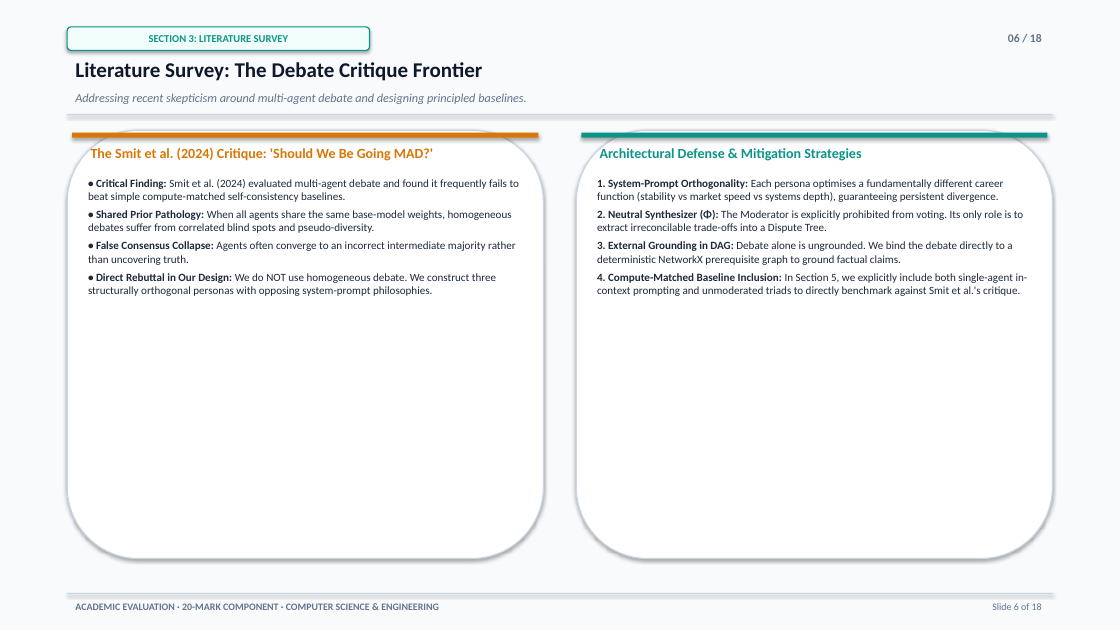
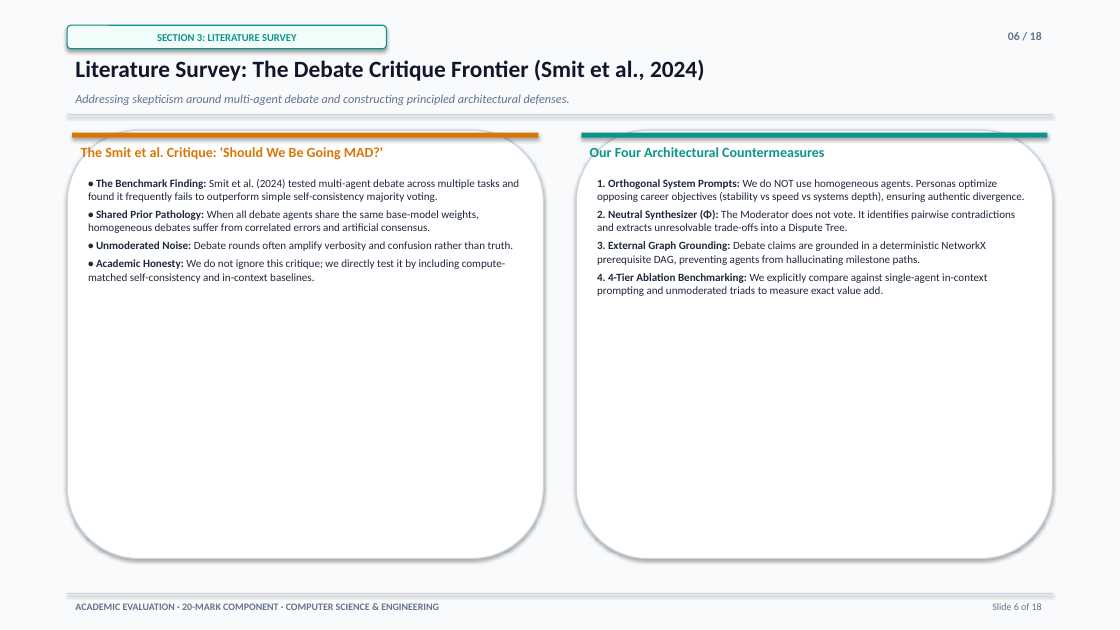
Before and after one commit to parth2024-tech/rai-project, a slide deck: slide 6 of Final_Presentation.pptx. Drawn at 1120x630 pixels with LibreOffice and Linux fonts; fonts in the diff are those of the drawing. Boxes give left, top, right and bottom in pixels: in the first picture for what was removed or moved away, otherwise in the second. Text is boxed around its words. In the diff, an @@ line names an element or a change of style, - is before the commit and + after.

```diff
--- a/Final_Presentation.pptx
+++ b/Final_Presentation.pptx
@@ rounded rectangle "SECTION 3: LITERATURE SURVEY" resized from (x1=67, y1=27, x2=370, y2=50) to (x1=67, y1=25, x2=386, y2=49) @@
@@ text at (x1=75, y1=60, x2=705, y2=81): text changed; size 18 to 20 pt @@
-Literature Survey: The Debate Critique Frontier
+Literature Survey: The Debate Critique Frontier (Smit et al., 2024)
@@ text at (x1=75, y1=94, x2=570, y2=105): text changed @@
-Addressing recent skepticism around multi-agent debate and designing principled baselines.
+Addressing skepticism around multi-agent debate and constructing principled architectural defenses.
@@ text at (x1=81, y1=145, x2=383, y2=160): text changed @@
-The Smit et al. (2024) Critique: 'Should We Be Going MAD?'
+The Smit et al. Critique: 'Should We Be Going MAD?'
@@ text at (x1=590, y1=145, x2=824, y2=159): text changed @@
-Architectural Defense & Mitigation Strategies
+Our Four Architectural Countermeasures
@@ text at (x1=88, y1=179, x2=519, y2=283): text changed @@
-• Critical Finding: Smit et al. (2024) evaluated multi-agent debate and found it frequently fails to beat simple compute-matched self-consistency baselines.
-• Shared Prior Pathology: When all agents share the same base-model weights, homogeneous debates suffer from correlated blind spots and pseudo-diversity.
-• False Consensus Collapse: Agents often converge to an incorrect intermediate majority rather than uncovering truth.
-• Direct Rebuttal in Our Design: We do NOT use homogeneous debate. We construct three structurally orthogonal personas with opposing system-prompt philosophies.
+• The Benchmark Finding: Smit et al. (2024) tested multi-agent debate across multiple tasks and found it frequently fails to outperform simple self-consistency majority voting.
+• Shared Prior Pathology: When all debate agents share the same base-model weights, homogeneous debates suffer from correlated errors and artificial consensus.
+• Unmoderated Noise: Debate rounds often amplify verbosity and confusion rather than truth.
+• Academic Honesty: We do not ignore this critique; we directly test it by including compute-matched self-consistency and in-context baselines.
@@ text at (x1=597, y1=179, x2=1025, y2=296): text changed @@
-1. System-Prompt Orthogonality: Each persona optimises a fundamentally different career function (stability vs market speed vs systems depth), guaranteeing persistent divergence.
-2. Neutral Synthesizer (Φ): The Moderator is explicitly prohibited from voting. Its only role is to extract irreconcilable trade-offs into a Dispute Tree.
-3. External Grounding in DAG: Debate alone is ungrounded. We bind the debate directly to a deterministic NetworkX prerequisite graph to ground factual claims.
-4. Compute-Matched Baseline Inclusion: In Section 5, we explicitly include both single-agent in-context prompting and unmoderated triads to directly benchmark against Smit et al.'s critique.
+1. Orthogonal System Prompts: We do NOT use homogeneous agents. Personas optimize opposing career objectives (stability vs speed vs systems depth), ensuring authentic divergence.
+2. Neutral Synthesizer (Φ): The Moderator does not vote. It identifies pairwise contradictions and extracts unresolvable trade-offs into a Dispute Tree.
+3. External Graph Grounding: Debate claims are grounded in a deterministic NetworkX prerequisite DAG, preventing agents from hallucinating milestone paths.
+4. 4-Tier Ablation Benchmarking: We explicitly compare against single-agent in-context prompting and unmoderated triads to measure exact value add.
```
Also in this commit, not shown: 12 other slides changed, 5 slides added, 5 slides removed, 2 other files.
